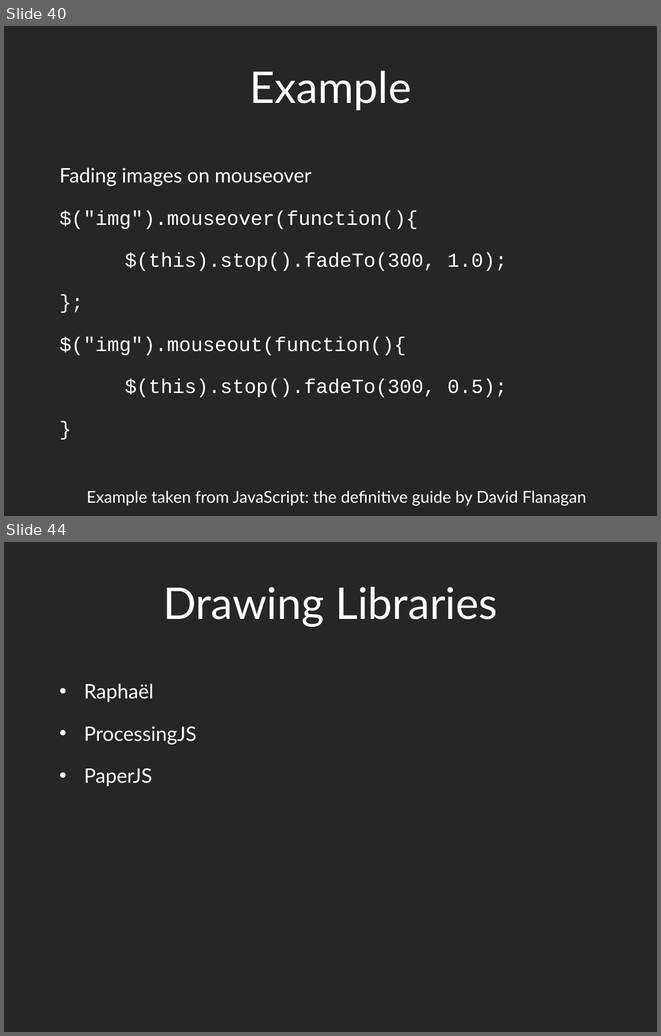
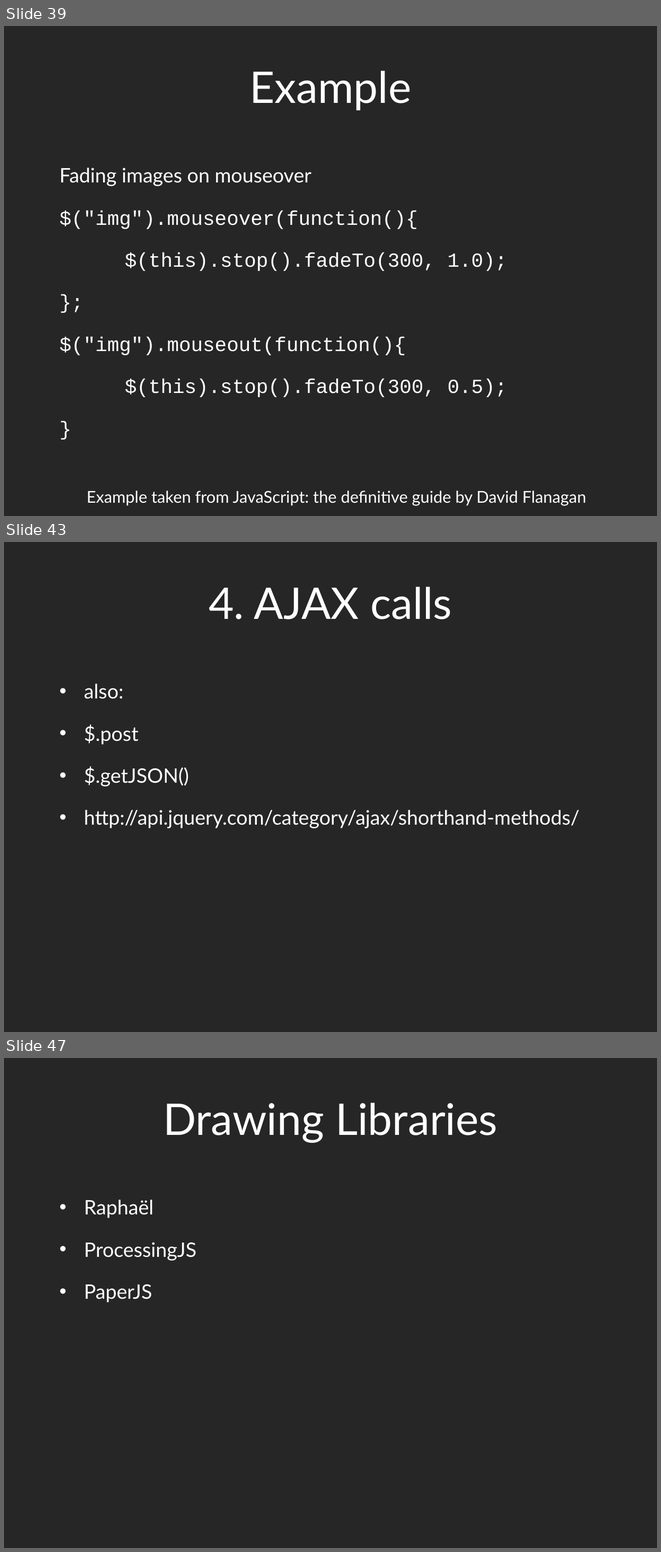
Before and after one commit to dantasse/ssuiweb2014, a slide deck: week10/week10.pptx. Shown one above the other, each under a label of ours: slides 40 and 44 before the commit, slides 39, 43 and 47 after it; the slides between them are not shown. The pictures are 661x1036 and 661x1552 pixels, drawn with LibreOffice and Linux fonts; fonts in the diff are those of the drawing. Boxes give left, top, right and bottom in pixels: in the first picture for what was removed or moved away, otherwise in the second. Text is boxed around its words. In the diff, an @@ line names an element or a change of style, - is before the commit and + after.

```diff
--- a/week10/week10.pptx
+++ b/week10/week10.pptx
@@ slide 43 added at [4,542,657,1032], background #262626 @@
@@ title added at [209,587,452,619], 48 pt, text #FFFFFF @@
+4. AJAX calls
@@ text added at [84,684,580,828], 22 pt, text #FFFFFF @@
+• also:
+• $.post
+• $.getJSON()
+• http://api.jquery.com/category/ajax/shorthand-methods/
@@ what was slide 40 is now slide 39 @@
@@ what was slide 44 is now slide 47 @@
```
Also in this commit, not shown: 7 slides changed, 3 other slides added, 1 slide removed, 2 other files.
